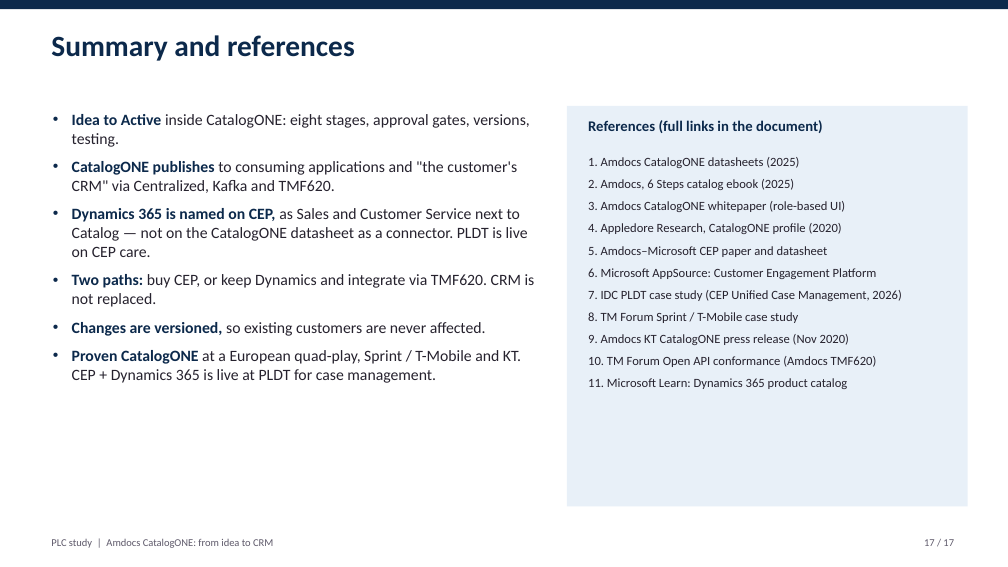
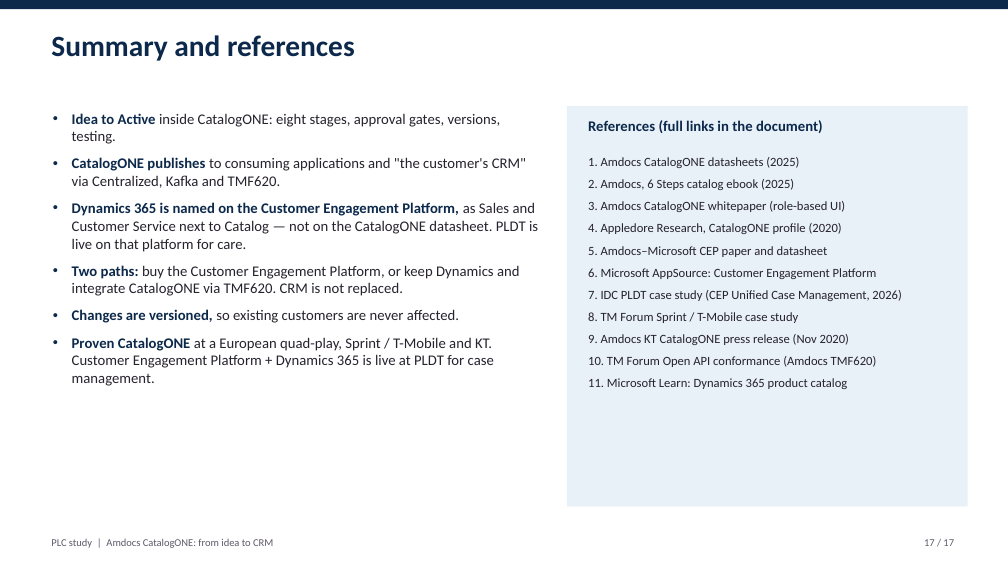
Before and after one commit to abdoe31/learnksa, a slide deck: slide 17 of plc_study/PLC_CatalogONE_Presentation.pptx. Drawn at 1008x567 pixels with LibreOffice and Linux fonts; fonts in the diff are those of the drawing. Boxes give left, top, right and bottom in pixels: in the first picture for what was removed or moved away, otherwise in the second. Text is boxed around its words. In the diff, an @@ line names an element or a change of style, - is before the commit and + after.

```diff
--- a/plc_study/PLC_CatalogONE_Presentation.pptx
+++ b/plc_study/PLC_CatalogONE_Presentation.pptx
@@ text at (72, 113, 526, 323): size 15 to 14 pt in "Idea to Active inside CatalogONE: eight stages, ...", "CatalogONE publishes to consuming applications and "the ...", "Changes are versioned, so existing customers are ..." @@
@@ text at (72, 202, 538, 296): text changed; size 15 to 14 pt @@
-• Dynamics 365 is named on CEP, as Sales and Customer Service next to Catalog — not on the CatalogONE datasheet as a connector. PLDT is live on CEP care.
-• Two paths: buy CEP, or keep Dynamics and integrate via TMF620. CRM is not replaced.
+• Dynamics 365 is named on the Customer Engagement Platform, as Sales and Customer Service next to Catalog — not on the CatalogONE datasheet. PLDT is live on that platform for care.
+• Two paths: buy the Customer Engagement Platform, or keep Dynamics and integrate CatalogONE via TMF620. CRM is not replaced.
@@ text at (72, 337, 494, 386): text changed; size 15 to 14 pt @@
-• Proven CatalogONE at a European quad-play, Sprint / T-Mobile and KT. CEP + Dynamics 365 is live at PLDT for case management.
+• Proven CatalogONE at a European quad-play, Sprint / T-Mobile and KT. Customer Engagement Platform + Dynamics 365 is live at PLDT for case management.
```
Also in this commit, not shown: 5 other slides changed, 3 other files.
